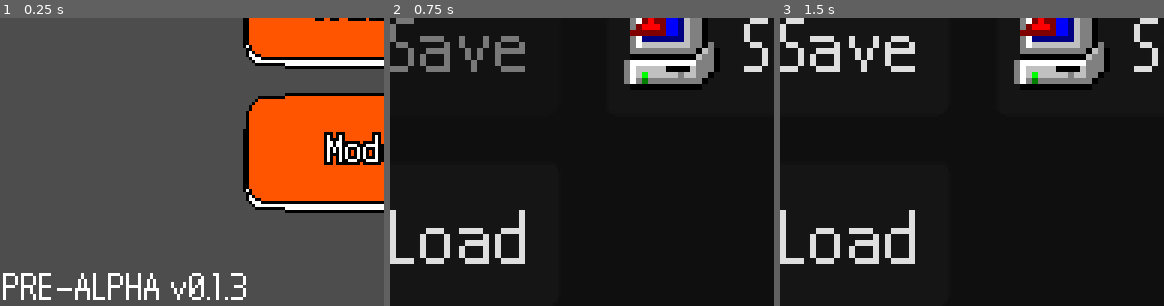
Above: before the commit, frames 1-3 (left to right).
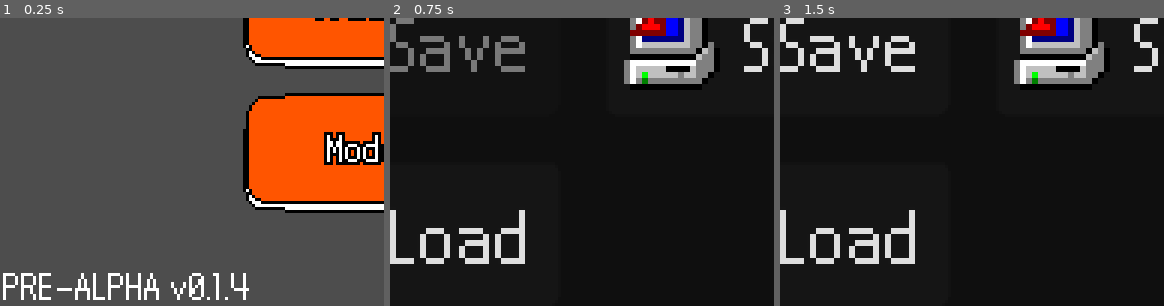
Above: after the commit, the same moments.

Repository: MrPL02/Flip-the-Clip
Game: Godot game, scene res://scenes/main_menu.tscn
Same seed, same stepped clock (60 frames per second), same inputs: the game is played once before the commit and once after it.
Inputs (mouse positions are % of the whole screen's width and height, from its top left):
- Up to frame 1 (0.25 s): no input
- Up to frame 2 (0.75 s): click "Modding" at 0.5 s
- Up to frame 3 (1.5 s): click (28, 21) at 1.27 s; type "Alex" at 1.35 s
The pictures show only the part of the screen within x 0-50%, y 50-100%; the shares and areas given below are measured in that part.

The runs differ from the first frame. In frame 1, 0.2% of the frame differs, in the area x 60-65%, y 88-98%; in frame 2, nothing differs; in frame 3, nothing differs.

Commit message:
PRE-ALPHA v0.1.4
- Added "Find It" microgame.
- Changed "print" for "debug_print" on the microgame example.
- Added "TIME END" message on the Debug tab on the Modding Menu.

Diff:
--- a/scenes/microgame_maker.tscn
+++ b/scenes/microgame_maker.tscn
@@ -53,7 +53,6 @@
 drag_to_rearrange_enabled = true
 
 [node name="File" type="Control" parent="TabContainer"]
-visible = false
 layout_mode = 2
 
 [node name="Label" type="Label" parent="TabContainer/File"]
@@ -190,7 +189,7 @@
 var time:float = 0.0
 
 func _ready():
-	print(string)
+	debug_print(string)
 
 func _process(delta):
 	time += delta*Engine.time_scale"
@@ -212,6 +211,7 @@
 auto_brace_completion_highlight_matching = true
 
 [node name="Debug" type="RichTextLabel" parent="TabContainer"]
+visible = false
 layout_mode = 2
 focus_mode = 2
 text = "ur ar acting like a sussy baka"
--- a/scripts/base_microgame.gd
+++ b/scripts/base_microgame.gd
@@ -76,6 +76,7 @@
 			if beat_time_limit-internal_beat < 4 and check_time_limit and not ended:
 				if beat_time_limit-internal_beat == 0: pass
 				else: Game.create_audio(preload("res://sounds/bomb_tick.ogg"))
+		if ended: debug_print("TIME END")
 
 ###################
 # MAKER FUNCTIONS #
@@ -126,9 +127,9 @@
 ## Prints on the debug tab.
 func debug_print(msg=null) -> void:
 	if not msg is String: msg = str(msg)
-	msg = "[%.3fs] %s\n"%[internal_time, msg]
-	emit_signal("print_db",msg)
-	printraw(msg)
+	msg = "[%.3fs] %s"%[internal_time, msg]
+	emit_signal("print_db",msg+"\n")
+	print(msg)
 
 #################
 # CUSTOM SCRIPT #
--- a/scripts/global/game.gd
+++ b/scripts/global/game.gd
@@ -2,7 +2,7 @@
 
 const WINDOW_SIZE_DEFAULT = Vector2i(256,192)
 const MICROGAMES_FOLDERS = ["res://microgames","user://microgames"]
-const VER_TEXT = "PRE-ALPHA v0.1.3"
+const VER_TEXT = "PRE-ALPHA v0.1.4"
 
 @onready var window:Window = get_viewport()
 @onready var base_script = preload("res://scripts/base_microgame.gd")
Not shown, added: microgames/find_it.mgame
